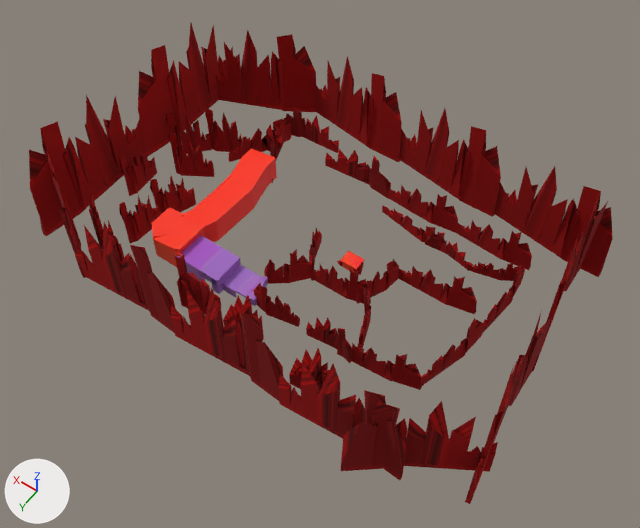
The glTF model e1m1.glb, before and after one commit.
The view is the same before and after, from a camera (50 mm lens) standing at (-2.67, 4.26, 6.43) and looking at (0.16, 0.3, 0.21). Arrows for +X, +Y and +Z are at lower left; the lights stay in place. Where no turn or scale is listed for an object, it has been applied to the vertices.
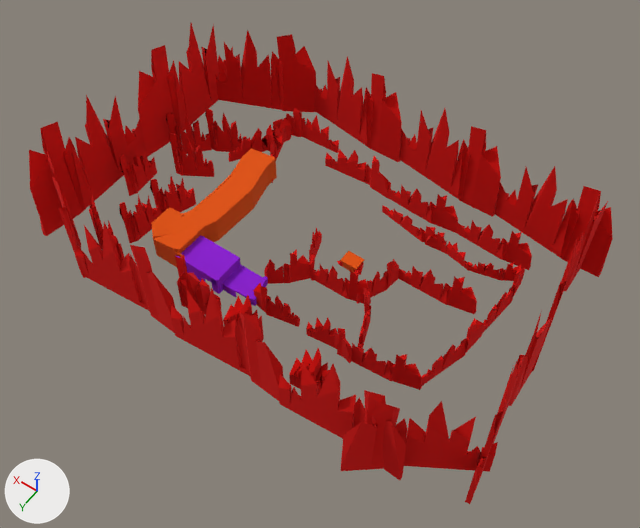
Location of each change, [x1, y1, x2, y2] in pixels of the pictures (640 x 528 px):
'Cube.041', surface changed
    both: [29, 23, 613, 504]
'Cube.013', surface changed
    both: [176, 235, 241, 294]
'Cube.012', surface changed
    both: [222, 265, 263, 298]
'Cube.011', surface changed
    both: [246, 276, 268, 306]
'Cube', surface changed
    both: [354, 263, 364, 275]
'Cube.001', surface changed
    both: [337, 260, 343, 266]

The edits, one by one:
In material 'Material.004' (mat_material_004), texture is no longer img_2x2.
In material 'Material.004' (mat_material_004), base_color is now set to (0.8, 0.00211, 0.0), red #e70700.
In material 'Material.005' (mat_material_005), texture is no longer img_metalpurple.
In material 'Material.005' (mat_material_005), base_color is now set to (0.386, 0.0228, 0.801), purple #a72ae7.
In material 'Material.005' (mat_material_005), metallic goes from 0.0 to 0.6.
In material 'Material.005' (mat_material_005), roughness goes from 0.0 to 1.0.
